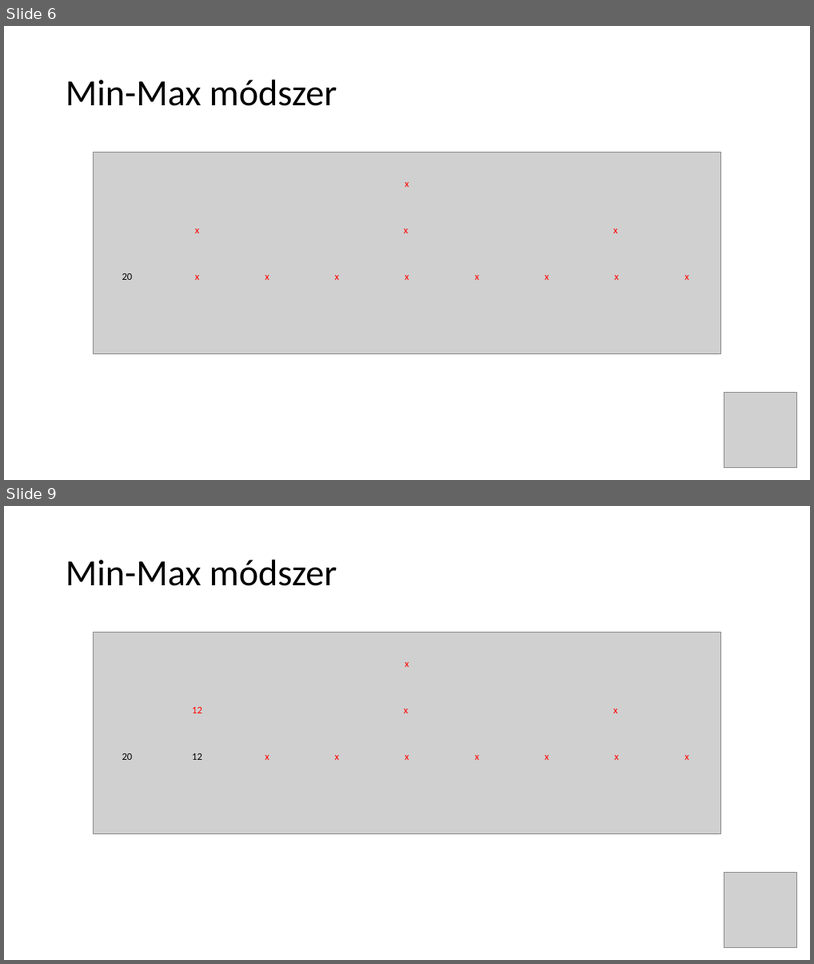
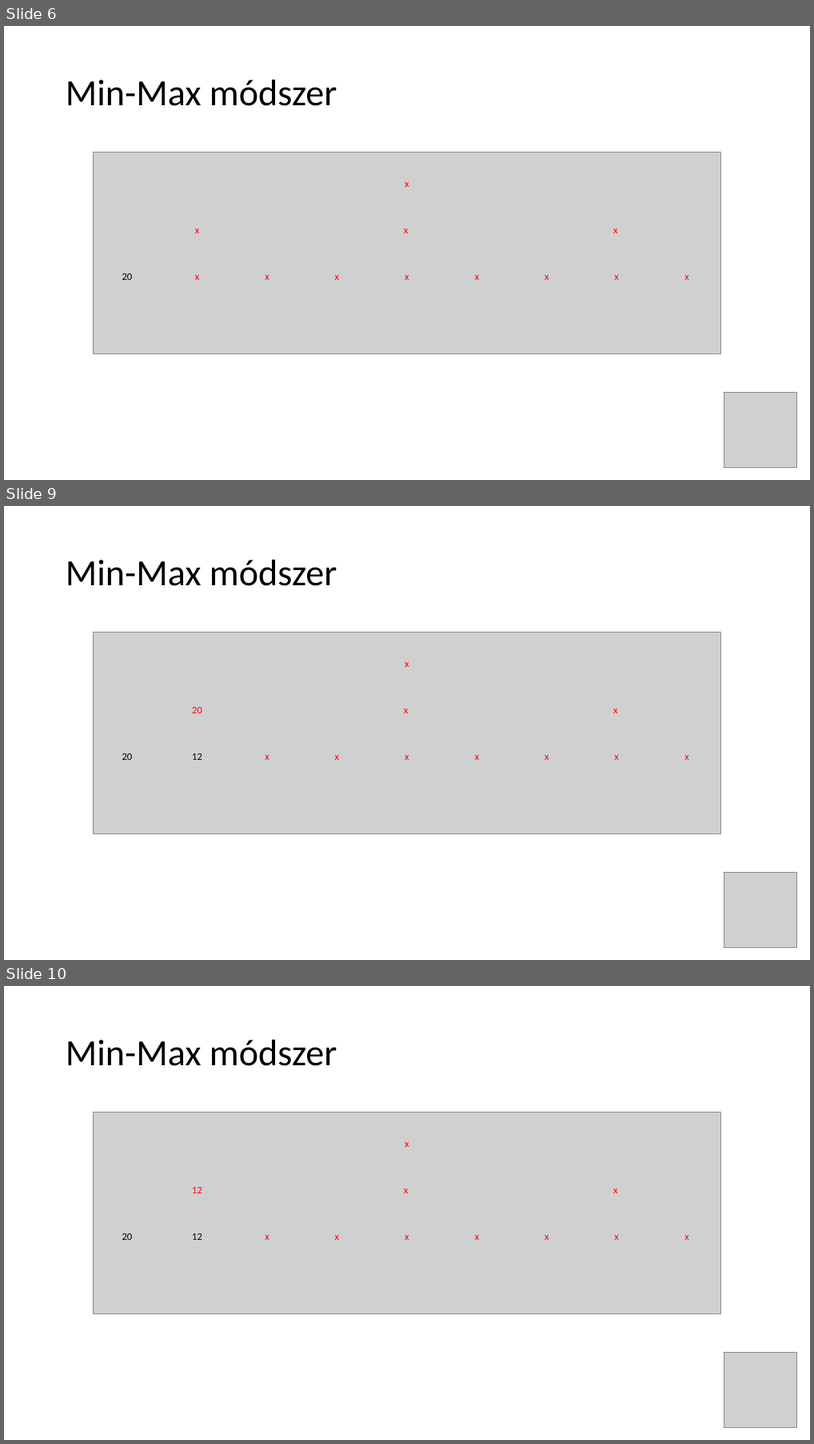
Before and after one commit to robertlakatos/ai, a slide deck: mestint-gyak-9/docs/mestint-gyak-9.pptx. Shown one above the other, each under a label of ours: slides 6 and 9 before the commit, slides 6, 9 and 10 after it; the slides between them are not shown. The pictures are 814x964 and 814x1444 pixels, drawn with LibreOffice and Linux fonts; fonts in the diff are those of the drawing; grey boxes stand for pictures; background and template pictures are left out. Boxes give left, top, right and bottom in pixels: in the first picture for what was removed or moved away, otherwise in the second. Text is boxed around its words. In the diff, an @@ line names an element or a change of style, - is before the commit and + after.

```diff
--- a/mestint-gyak-9/docs/mestint-gyak-9.pptx
+++ b/mestint-gyak-9/docs/mestint-gyak-9.pptx
@@ slide 9 added at bbox=[4, 506, 810, 960], background picture (left out) @@
@@ title added at bbox=[66, 560, 337, 586], 44 pt, text #000000 @@
+Min-Max módszer
@@ picture added at bbox=[94, 632, 722, 833] @@
@@ text added at bbox=[405, 662, 409, 667], 12 pt, text #FF0000 @@
+x
@@ text added at bbox=[192, 707, 202, 713], 12 pt, text #FF0000 @@
+20
@@ text added at bbox=[404, 708, 408, 713], 12 pt, text #FF0000 @@
+x
@@ text added at bbox=[614, 708, 618, 713], 12 pt, text #FF0000 @@
+x
@@ text added at bbox=[122, 753, 133, 760], 12 pt, text #000000 @@
+20
@@ text added at bbox=[192, 753, 202, 760], 12 pt, text #000000 @@
+12
@@ text added at bbox=[265, 755, 269, 760], 12 pt, text #FF0000 @@
+x
@@ text added at bbox=[335, 755, 339, 760], 12 pt, text #FF0000 @@
+x
@@ text added at bbox=[405, 755, 409, 760], 12 pt, text #FF0000 @@
+x
@@ text added at bbox=[475, 755, 479, 760], 12 pt, text #FF0000 @@
+x
@@ text added at bbox=[545, 755, 549, 760], 12 pt, text #FF0000 @@
+x
@@ text added at bbox=[614, 755, 618, 760], 12 pt, text #FF0000 @@
+x
@@ text added at bbox=[685, 755, 689, 760], 12 pt, text #FF0000 @@
+x
@@ picture added at bbox=[725, 872, 798, 947] @@
@@ what was slide 9 is now slide 10 @@
```
Also in this commit, not shown: 3 slides changed, 2 other files.
